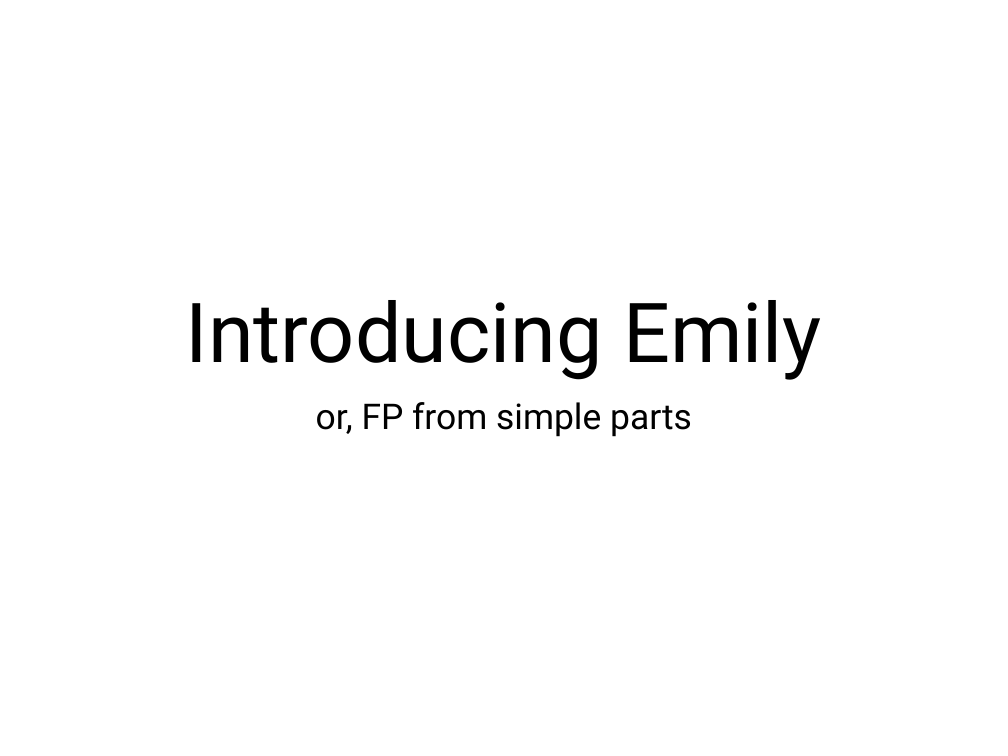
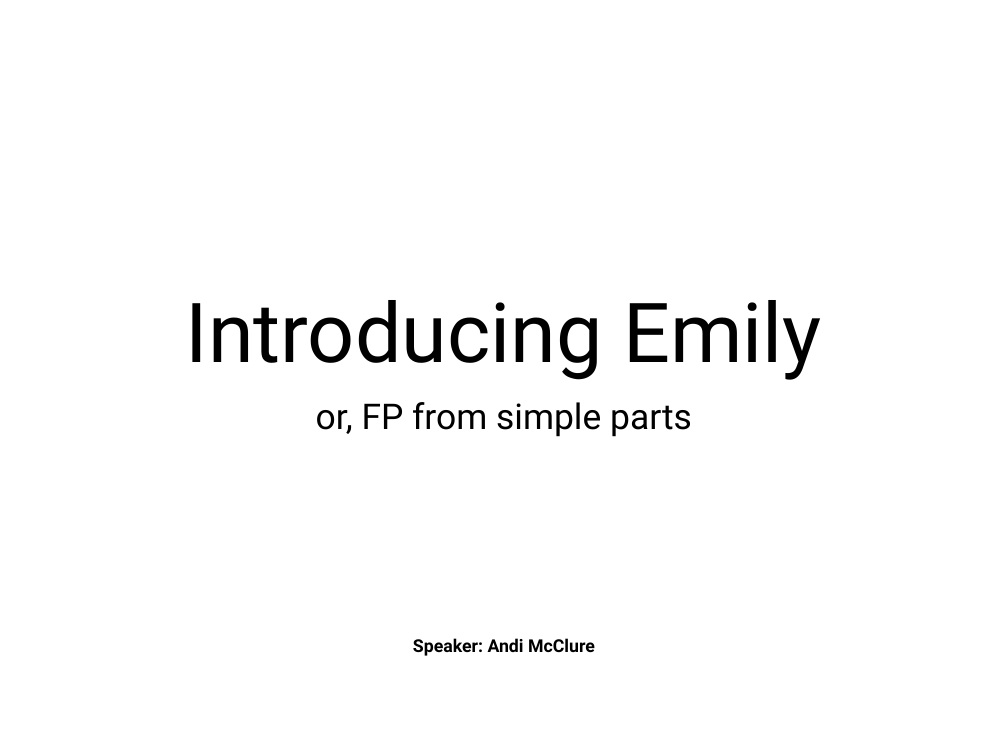
Before and after one commit to degoes-consulting/lambdaconf-2015, a slide deck: slide 1 of speakers/mcclure/IntroducingEmily0515_PPT.ppt. Drawn at 1008x756 pixels with LibreOffice and Linux fonts; fonts in the diff are those of the drawing. Boxes give left, top, right and bottom in pixels: in the first picture for what was removed or moved away, otherwise in the second. Text is boxed around its words. In the diff, an @@ line names an element or a change of style, - is before the commit and + after.

Commit message:
Last-minute updates for Andi McClure's presentation

```diff
--- a/speakers/mcclure/IntroducingEmily0515_PPT.ppt
+++ b/speakers/mcclure/IntroducingEmily0515_PPT.ppt
@@ text added at box(413, 638, 595, 656), 18 pt, text #000000, bold @@
+Speaker: Andi McClure
```
Also in this commit, not shown: 13 other slides changed, 5 slides added, 2 other files.
